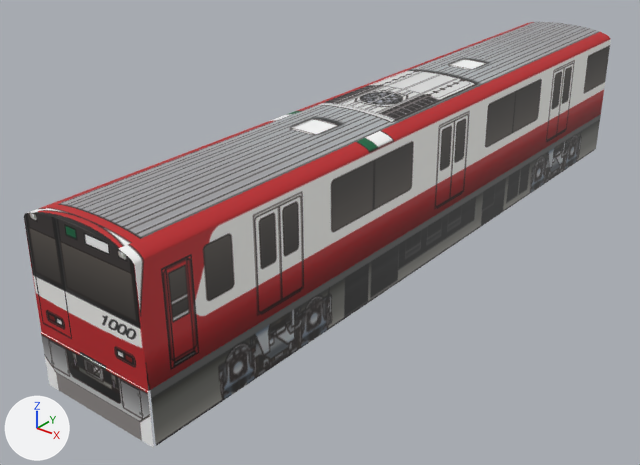
Before and after pictures for a commit that changed the glTF model mini-japanrail-3d/models/keikyu-n1000-al-4c/car1.glb.
Camera for both pictures: a camera (50 mm lens) standing at (10.88, -7.43, 9.63) and looking at (-0.96, 7.37, 0.45). Every picture has the same lights, and +X, +Y and +Z are marked at lower left. The picture after the commit comes second. Vertices at exactly the same position are counted once.

The older version as bpy lines, for what is in view:
```python
me_keikyu_n1000_al_4c_car1 = bpy.data.meshes.new('keikyu-n1000-al-4c-car1')
me_keikyu_n1000_al_4c_car1.from_pydata(...)  # 5573 vertices, 11126 faces; spans x -1.4..1.4, y 0.0..18.0, z 0.0..3.7
me_keikyu_n1000_al_4c_car1.materials.append(mat_sidel)  # picture img_sidel
me_keikyu_n1000_al_4c_car1.materials.append(mat_roof)  # picture img_roof
me_keikyu_n1000_al_4c_car1.materials.append(mat_sider)  # picture img_sider
me_keikyu_n1000_al_4c_car1.materials.append(mat_dark)  # grey #6c6c6f
me_keikyu_n1000_al_4c_car1.materials.append(mat_front)  # picture img_front
me_keikyu_n1000_al_4c_car1.materials.append(mat_end1)  # picture img_end1
me_keikyu_n1000_al_4c_car1.materials.append(mat_under)
me_keikyu_n1000_al_4c_car1.materials.append(mat_skirt_cab1)
me_keikyu_n1000_al_4c_car1.materials.append(mat_skirt_gang1_f)
ob_keikyu_n1000_al_4c_car1 = bpy.data.objects.new('keikyu-n1000-al-4c-car1', me_keikyu_n1000_al_4c_car1)
ob_keikyu_n1000_al_4c_car1.location = (0.0, 0.0, 0.0)
```
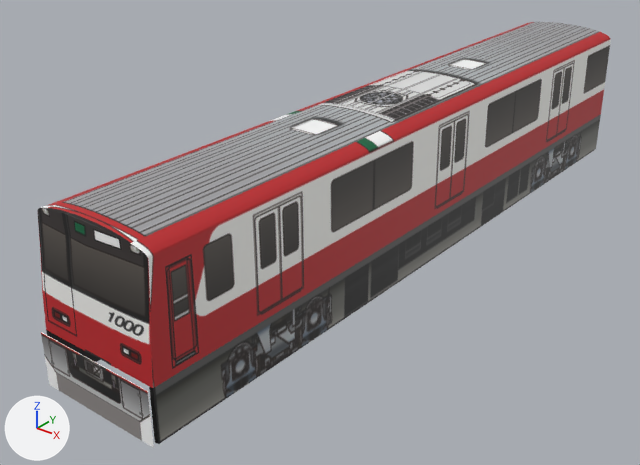
The edits, one by one:
me_keikyu_n1000_al_4c_car1 is used by ob_keikyu_n1000_al_4c_car1; location (0.0, 0.0, 0.0).
me_keikyu_n1000_al_4c_car1 had 5573 vertices, 11126 faces and spanned x -1.4..1.4, y 0.0..18.0, z 0.0..3.7.
me_keikyu_n1000_al_4c_car1 now has 5933 vertices, 11846 faces and spans x -1.4..1.4, y 0.0..18.0, z 0.0..3.7.
me_keikyu_n1000_al_4c_car1 part 1: 43 vertices moved from x -1.4..1.4, y 0.0..1.0, z 1.1..3.7 to x -1.4..1.4, y 0.2..1.0, z 1.1..3.7; 82 vertices removed from x -1.4..1.4, y 0.0..0.9, z 0.0..3.7; 344 vertices added at x -1.4..1.4, y 0.0..18.0, z 0.0..3.7.
me_keikyu_n1000_al_4c_car1 part 2: 34 kept faces spanning x -1.4..1.4, y 0.2..0.4, z 2.6..3.6 get new texture (UV) coordinates.
Other edits to the shape of me_keikyu_n1000_al_4c_car1 do not show in these pictures.

Location of each change, (x1, y1, x2, y2) in pixels of the pictures (640 x 465 px):
'keikyu-n1000-al-4c-car1', reshaped
    before: (24, 22, 611, 448)
    after: (38, 22, 611, 448)
part 1 of me_keikyu_n1000_al_4c_car1, cut back
    before: (24, 191, 199, 391)
    after: (38, 114, 601, 448)
part 2 of me_keikyu_n1000_al_4c_car1, surface changed
    both: (43, 205, 154, 304)
